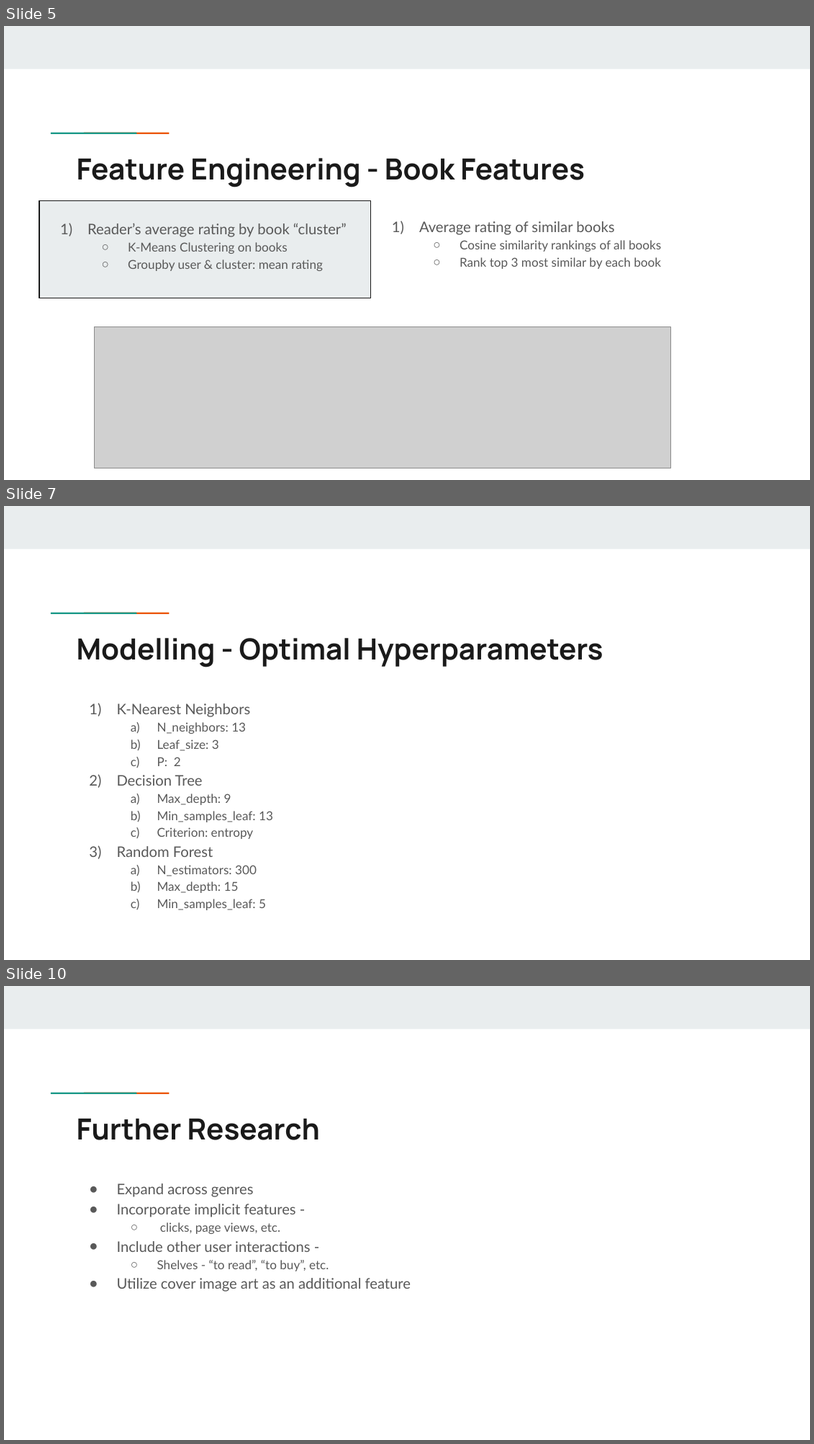
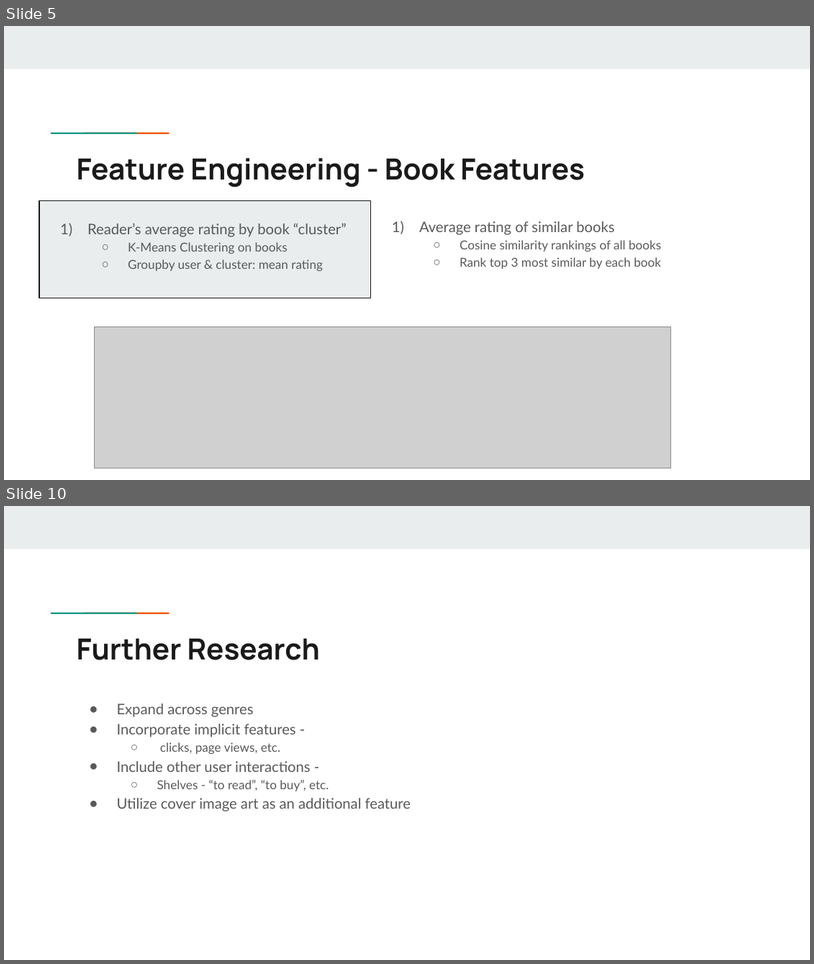
Before and after one commit to markdurrenberger/Goodreads_Book_Recommender, a slide deck: Executive_Presentation.pptx. Shown one above the other, each under a label of ours: slides 5, 7 and 10 before the commit, slides 5 and 10 after it; the slides between them are not shown. The pictures are 814x1444 and 814x964 pixels, drawn with LibreOffice and Linux fonts; fonts in the diff are those of the drawing; grey boxes stand for pictures. Boxes give left, top, right and bottom in pixels: in the first picture for what was removed or moved away, otherwise in the second. Text is boxed around its words. In the diff, an @@ line names an element or a change of style, - is before the commit and + after.

```diff
--- a/Executive_Presentation.pptx
+++ b/Executive_Presentation.pptx
@@ slide 7 removed at bbox=[4, 506, 810, 960], background #FFFFFF; not listed: 3 template elements that a slide beside it also shows @@
@@ title removed at bbox=[77, 638, 604, 667] @@
-Modelling - Optimal Hyperparameters
@@ text removed at bbox=[117, 703, 273, 910] @@
-1) K-Nearest Neighbors
-  a) N_neighbors: 13
-  b) Leaf_size: 3
-  c) P: 2
-2) Decision Tree
-  a) Max_depth: 9
-  b) Min_samples_leaf: 13
-  c) Criterion: entropy
-3) Random Forest
-  a) N_estimators: 300
-  b) Max_depth: 15
-  c) Min_samples_leaf: 5
```
Also in this commit, not shown: 5 slides changed, 2 slides added, 1 other slide removed.
